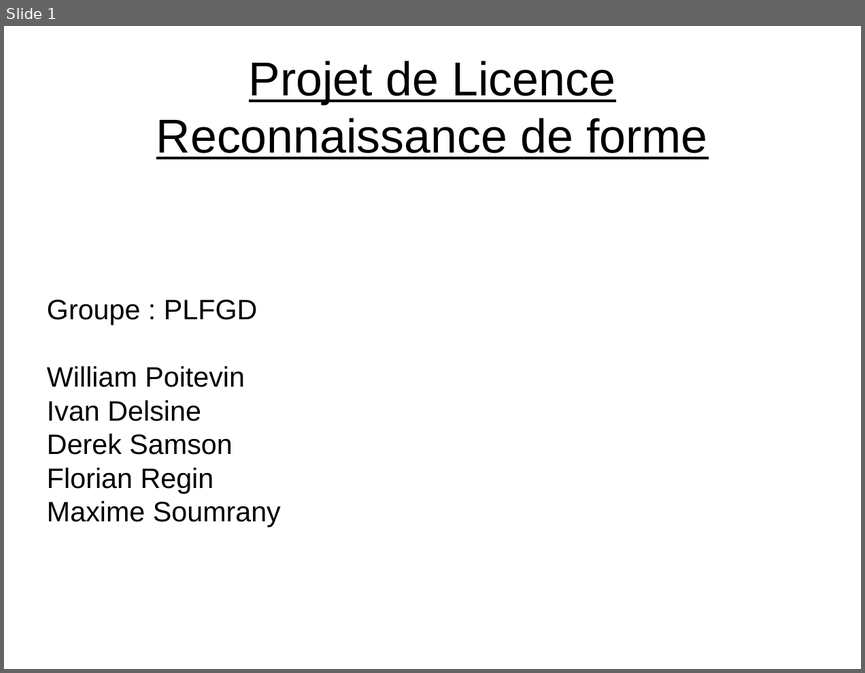
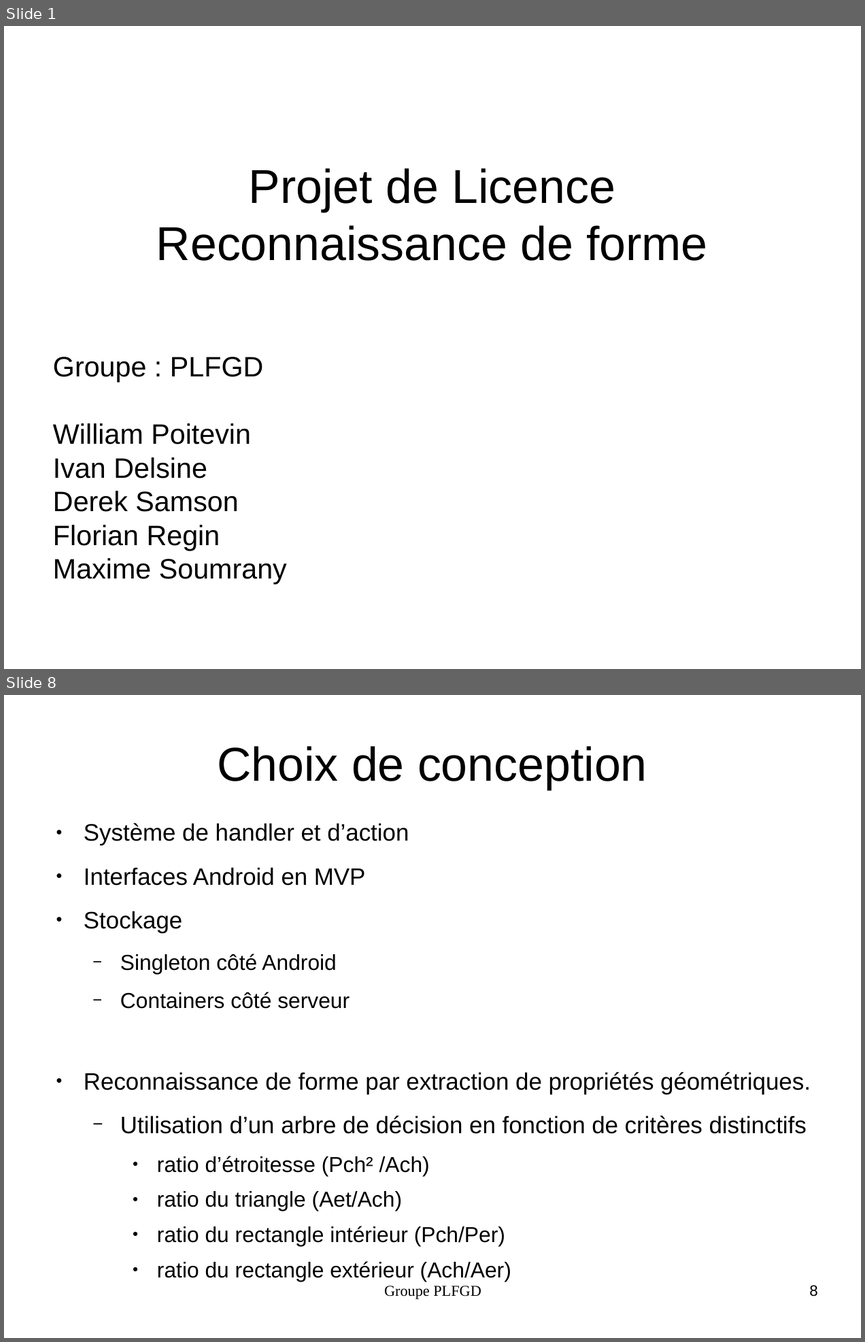
Before and after one commit to Ainorte/PLFGD, a slide deck: Documentation/Diapo.odp. Shown one above the other, each under a label of ours: slide 1 before the commit, slides 1 and 8 after it; the slides between them are not shown. The pictures are 865x673 and 865x1342 pixels, drawn with LibreOffice and Linux fonts; fonts in the diff are those of the drawing. Boxes give left, top, right and bottom in pixels: in the first picture for what was removed or moved away, otherwise in the second. Text is boxed around its words. In the diff, an @@ line names an element or a change of style, - is before the commit and + after.

```diff
--- a/Documentation/Diapo.odp
+++ b/Documentation/Diapo.odp
@@ slide 8 added at (x1=4, y1=695, x2=861, y2=1338), background #FFFFFF @@
@@ title added at (x1=217, y1=746, x2=647, y2=790), 44 pt, text #000000 @@
+Choix de conception
@@ text added at (x1=84, y1=823, x2=810, y2=1280), 22 pt, text #000000 @@
+● Système de handler et d’action
+● Interfaces Android en MVP
+● Stockage
+  − Singleton côté Android
+  − Containers côté serveur
+● Reconnaissance de forme par extraction de propriétés géométriques.
+  − Utilisation d’un arbre de décision en fonction de critères distinctifs
+    ● ratio d’étroitesse (Pch² /Ach)
+    ● ratio du triangle (Aet/Ach)
+    ● ratio du rectangle intérieur (Pch/Per)
+    ● ratio du rectangle extérieur (Ach/Aer)
@@ text added at (x1=384, y1=1285, x2=481, y2=1299), 14 pt, text #000000 @@
+Groupe PLFGD
@@ page number added at (x1=809, y1=1285, x2=817, y2=1296), 14 pt, text #000000 @@
+8
@@ slide 1 changed as well @@
@@ title "Projet de Licence Reconnaissance de ..." moved from (x1=156, y1=61, x2=707, y2=159) to (x1=156, y1=168, x2=707, y2=261) @@
@@ title "Projet de Licence Reconnaissance de ..." at (x1=156, y1=168, x2=707, y2=261): underline off @@
@@ subtitle "Groupe : PLFGD" moved from (x1=47, y1=299, x2=281, y2=527) to (x1=53, y1=356, x2=287, y2=584) @@
```
Also in this commit, not shown: 1 other slide changed, 8 other slides added, 5 slides removed.
